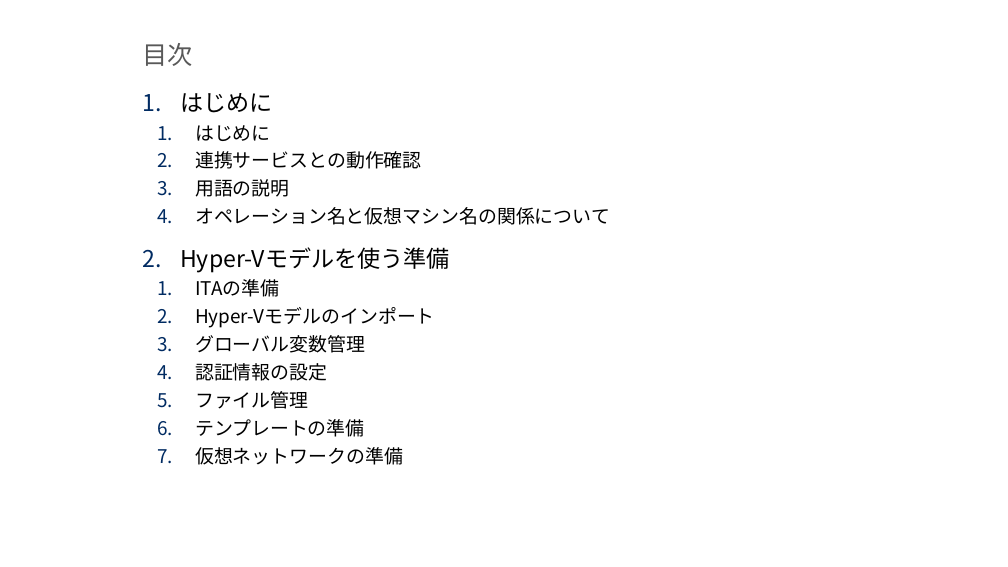
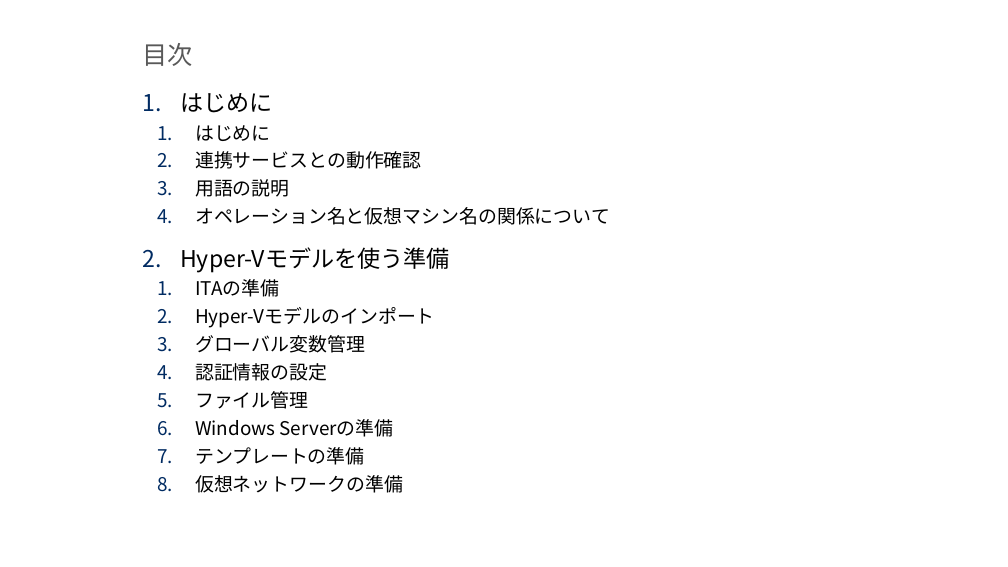
Before and after one commit to exastro-suite/SettingSamples-ITA-HyperV, a slide deck: slide 2 of docs/setting-samples-hyperv-install_ja.pptx. Drawn at 1008x567 pixels with LibreOffice and Linux fonts; fonts in the diff are those of the drawing; background and template pictures are left out. Boxes give left, top, right and bottom in pixels: in the first picture for what was removed or moved away, otherwise in the second. Text is boxed around its words. In the diff, an @@ line names an element or a change of style, - is before the commit and + after.

```diff
--- a/docs/setting-samples-hyperv-install_ja.pptx
+++ b/docs/setting-samples-hyperv-install_ja.pptx
@@ text at box(195, 419, 394, 437): paragraph added @@
+  6. Windows Serverの準備
```
Also in this commit, not shown: 9 other slides changed, 3 slides added, 1 other file.
